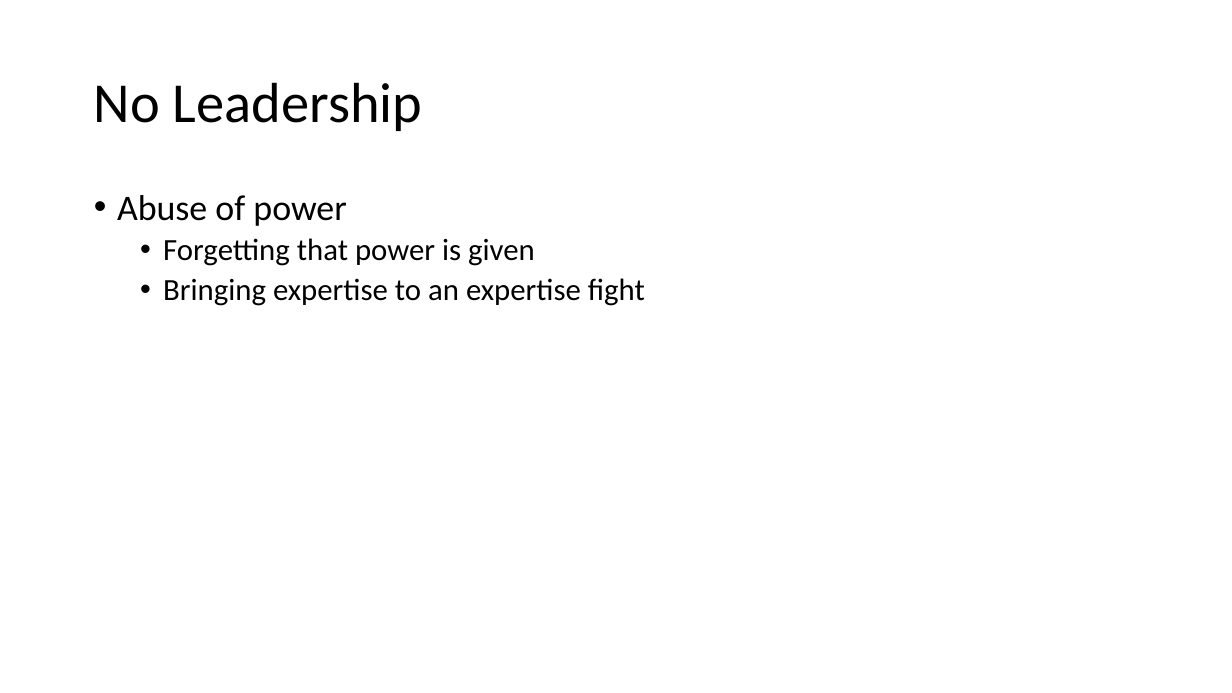
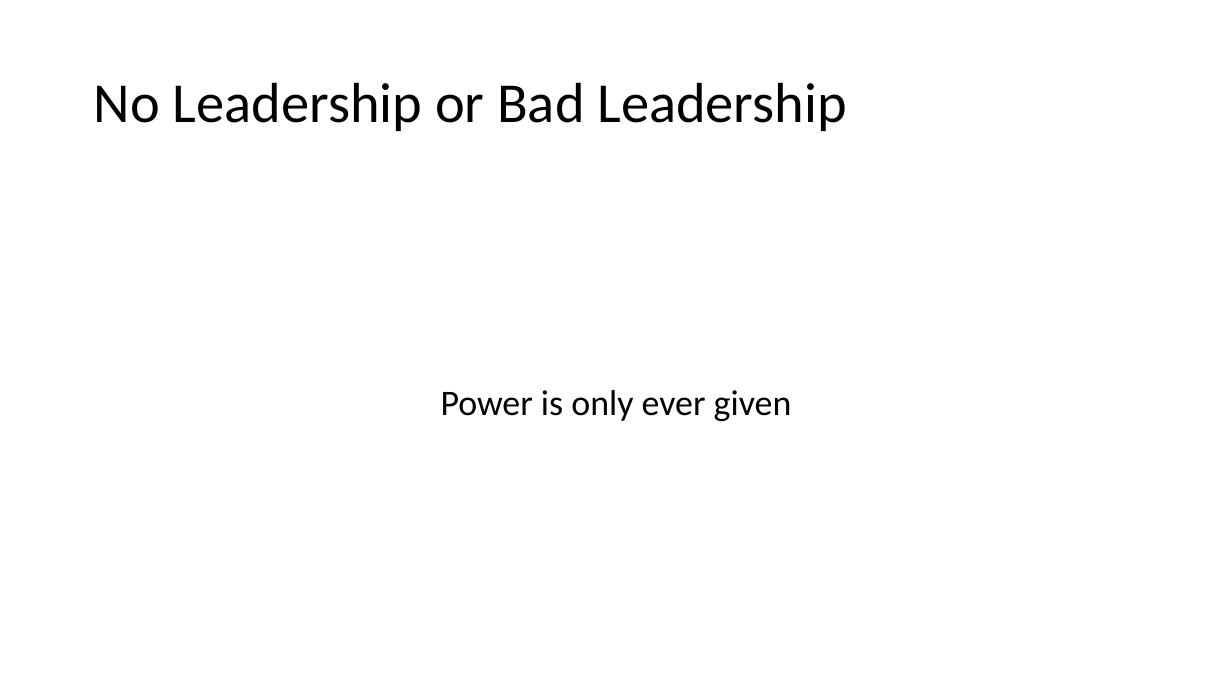
Before and after one commit to jugisahunk/presentations, a slide deck: slide 17 of tortoise-and-hare/tortoise-and-hare.pptx (slide 18 before the commit). Drawn at 1232x693 pixels with LibreOffice and Linux fonts; fonts in the diff are those of the drawing. Boxes give left, top, right and bottom in pixels: in the first picture for what was removed or moved away, otherwise in the second. Text is boxed around its words. In the diff, an @@ line names an element or a change of style, - is before the commit and + after.

```diff
--- a/tortoise-and-hare/tortoise-and-hare.pptx
+++ b/tortoise-and-hare/tortoise-and-hare.pptx
@@ title at bbox=[94, 82, 847, 131]: text changed @@
-No Leadership
+No Leadership or Bad Leadership
@@ text "Power is only ever given" at bbox=[441, 390, 792, 421]: vertical alignment top to middle @@
@@ text at bbox=[441, 390, 792, 421]: text changed; size 24 to 28 pt @@
-• Abuse of power
-  • Forgetting that power is given
-  • Bringing expertise to an expertise fight
+Power is only ever given
```
Also in this commit, not shown: 2 other slides changed, 4 slides added.
